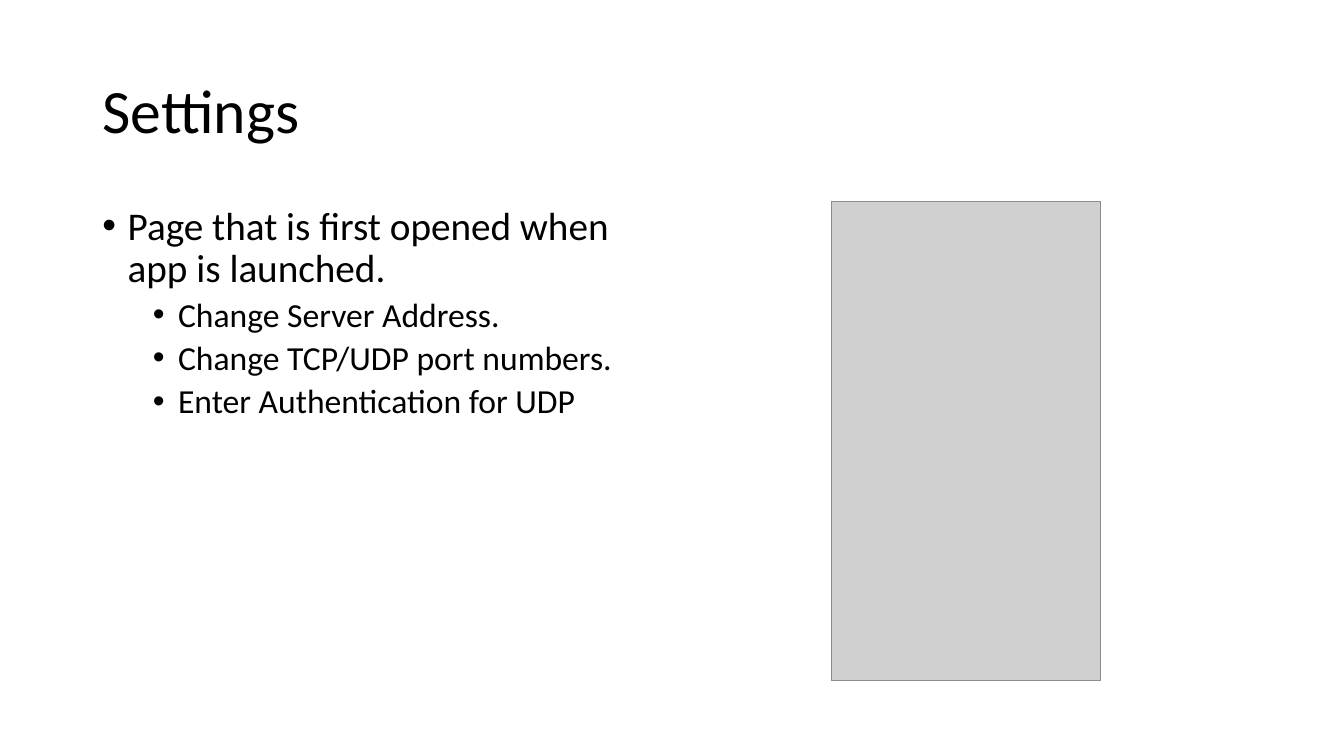
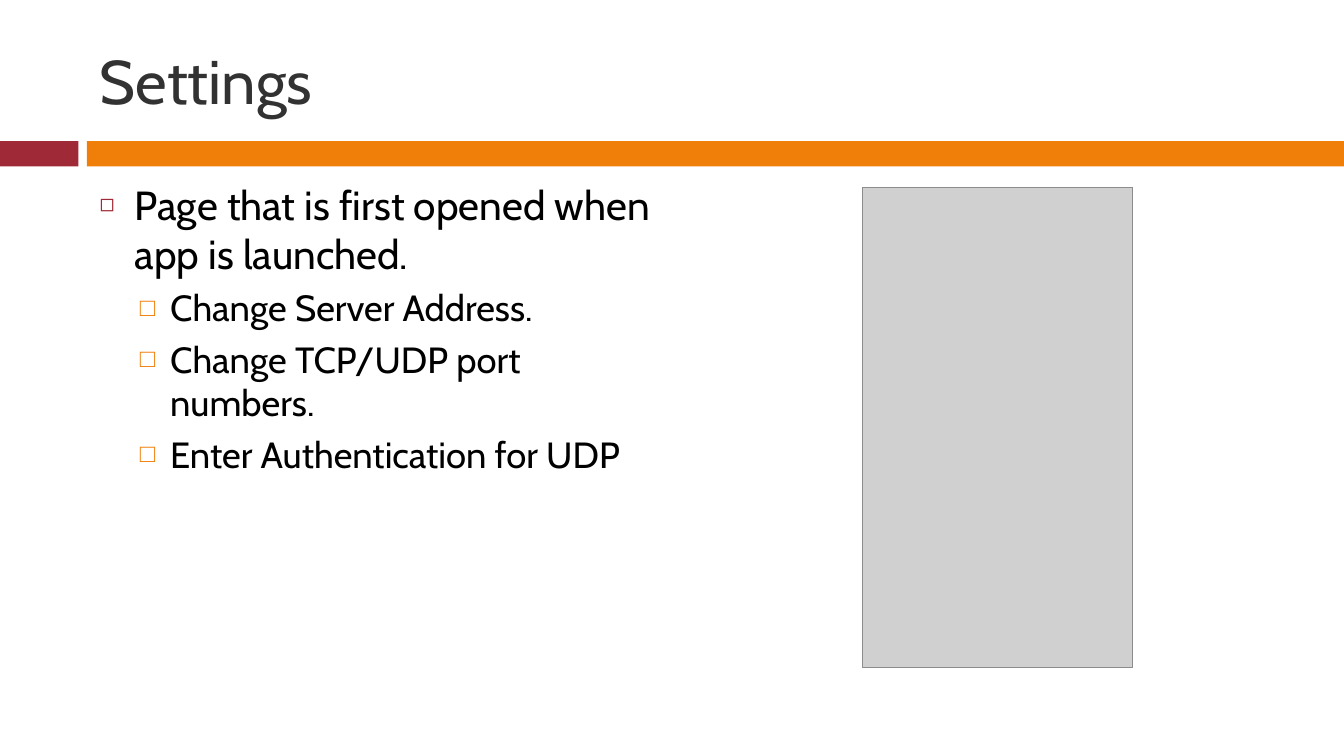
Before and after one commit to rferrance/DataBridge, a slide deck: slide 7 of DataBridgePresentation.pptx. Drawn at 1344x756 pixels with LibreOffice and Linux fonts; fonts in the diff are those of the drawing; grey boxes stand for pictures. Boxes give left, top, right and bottom in pixels: in the first picture for what was removed or moved away, otherwise in the second. Text is boxed around its words. In the diff, an @@ line names an element or a change of style, - is before the commit and + after.

```diff
--- a/DataBridgePresentation.pptx
+++ b/DataBridgePresentation.pptx
@@ title "Settings" moved from (x1=102, y1=90, x2=299, y2=144) to (x1=100, y1=60, x2=313, y2=118) @@
@@ title "Settings" at (x1=100, y1=60, x2=313, y2=118): font Calibri to Cabin, text colour #000000 to #323232; line spacing 0.9 to 1 @@
@@ rectangle added at (x1=0, y1=141, x2=79, y2=166), fill #9F2936 @@
@@ rectangle added at (x1=87, y1=141, x2=1344, y2=166), fill #F07F09 @@
@@ text "Page that is first opened ..." moved from (x1=128, y1=212, x2=611, y2=414) to (x1=135, y1=189, x2=650, y2=469) @@
@@ text "Page that is first opened ..." at (x1=135, y1=189, x2=650, y2=469): size 28 to 29 pt in "Page that is first opened when app ..."; font Calibri to Cabin; size 24 to 26 pt in "Change Server Address.", "Change TCP/UDP port numbers.", "Enter Authentication for UDP"; bullet • to ◻; line spacing 0.9 to 1; less space between paragraphs; bullet • to □ @@
@@ picture moved from (x1=831, y1=202, x2=1101, y2=682) to (x1=863, y1=188, x2=1133, y2=667) @@
```
Also in this commit, not shown: 9 other slides changed.
